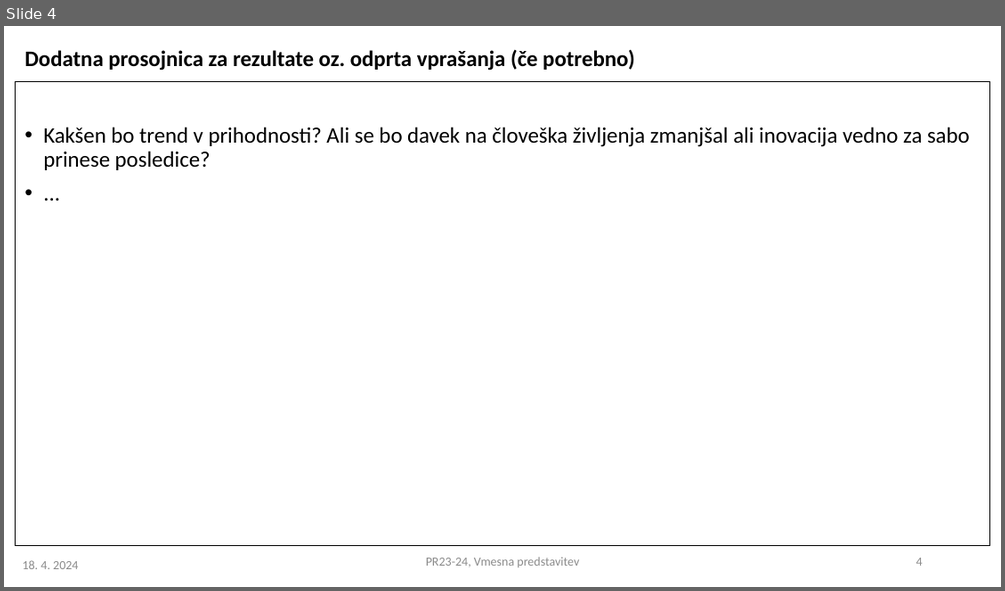
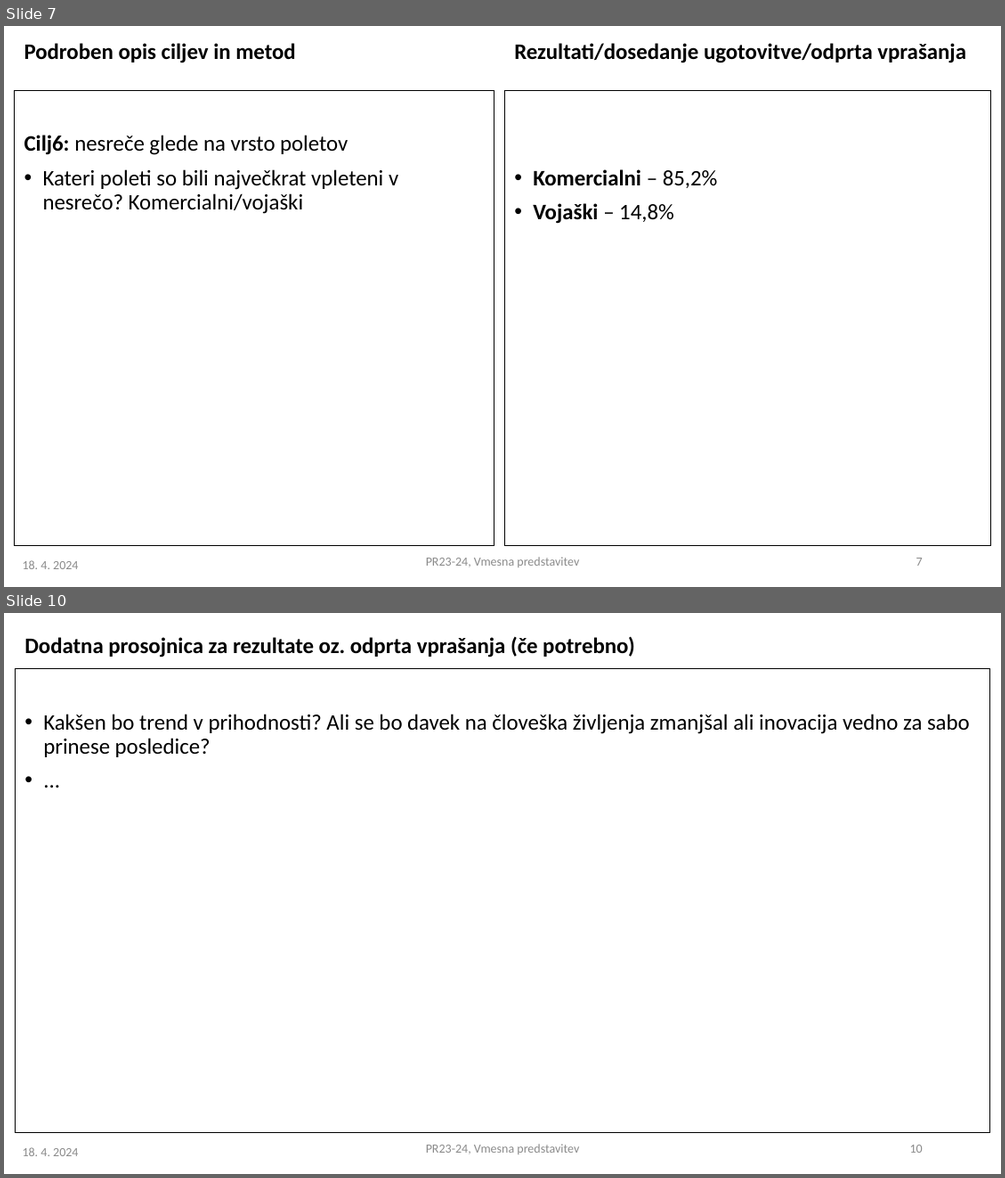
Before and after one commit to aljaztravnik/PR24ATJSBDKJNK, a slide deck: PR2023-24_vmesna_7.pptx. Shown one above the other, each under a label of ours: slide 4 before the commit, slides 7 and 10 after it; the slides between them are not shown. The pictures are 1005x591 and 1005x1178 pixels, drawn with LibreOffice and Linux fonts; fonts in the diff are those of the drawing. Boxes give left, top, right and bottom in pixels: in the first picture for what was removed or moved away, otherwise in the second. Text is boxed around its words. In the diff, an @@ line names an element or a change of style, - is before the commit and + after.

Commit message:
predstavitev

```diff
--- a/PR2023-24_vmesna_7.pptx
+++ b/PR2023-24_vmesna_7.pptx
@@ slide 7 added at (x1=4, y1=26, x2=1001, y2=587), background #FFFFFF @@
@@ text added at (x1=24, y1=43, x2=296, y2=63), 16 pt, text #000000, bold @@
+Podroben opis ciljev in metod
@@ text added at (x1=514, y1=43, x2=966, y2=63), 16 pt, text #000000, bold @@
+Rezultati/dosedanje ugotovitve/odprta vprašanja
@@ text added at (x1=14, y1=90, x2=494, y2=546), outline #000000 0.75 pt, 16 pt, text #000000 @@
+Cilj6: nesreče glede na vrsto poletov
+• Kateri poleti so bili največkrat vpleteni v nesrečo? Komercialni/vojaški
@@ text added at (x1=504, y1=90, x2=991, y2=546), outline #000000 0.75 pt, 16 pt, text #000000, bold @@
+• Komercialni – 85,2%
+• Vojaški – 14,8%
@@ text added at (x1=426, y1=556, x2=579, y2=567), 9 pt, text #8C8C8C @@
+PR23-24, Vmesna predstavitev
@@ page number added at (x1=916, y1=557, x2=922, y2=565), 9 pt, text #8C8C8C @@
+7
@@ text added at (x1=23, y1=560, x2=78, y2=569), 9 pt, text #8C8C8C @@
+18. 4. 2024
@@ what was slide 4 is now slide 10 @@
@@ page number at (x1=910, y1=1144, x2=922, y2=1152): text changed @@
-4
+10
```
Also in this commit, not shown: 3 slides changed, 5 other slides added, 1 other file.
